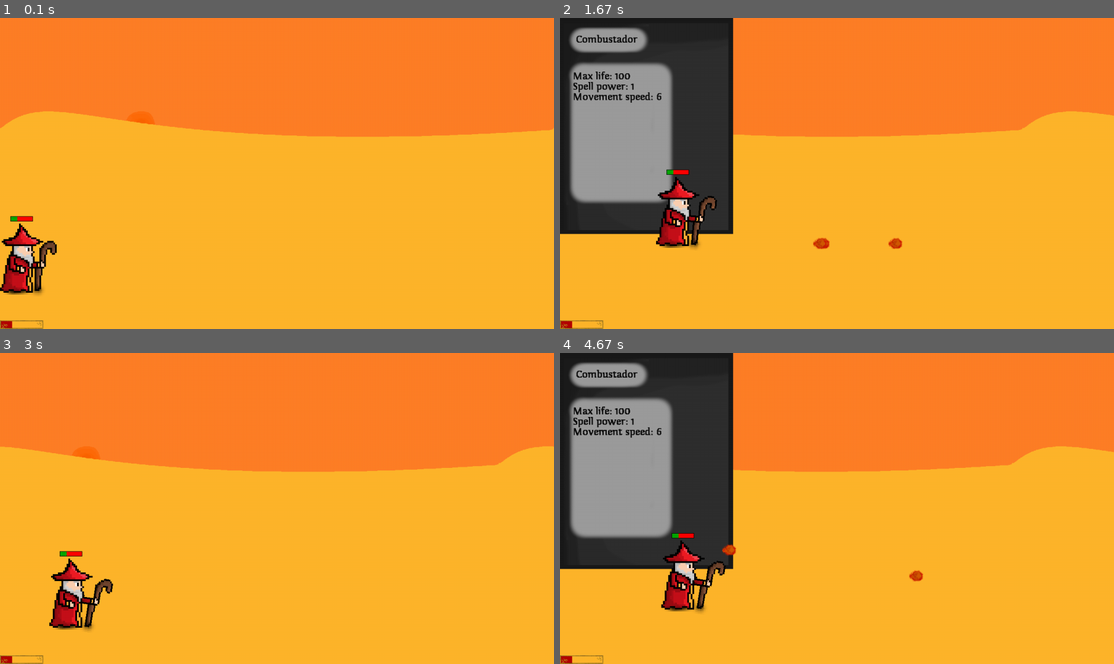
Above: before the commit, frames 1-4 (two rows, left to right).
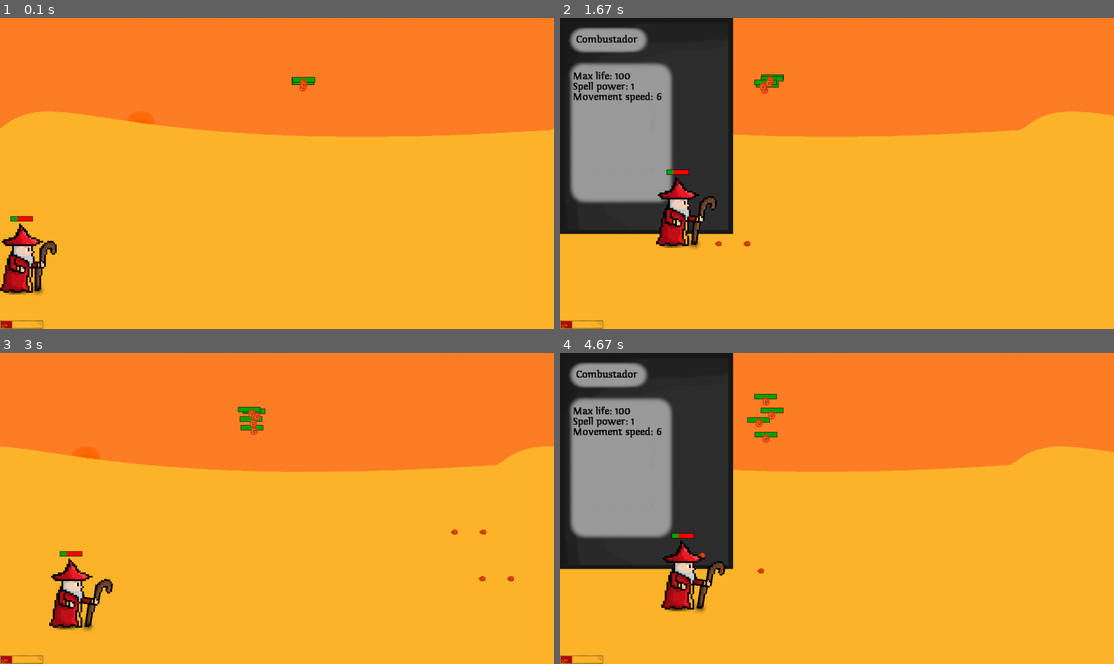
Above: after the commit, the same moments.

Repository: sorennx/Pygame-Project
Game: pygame game, started from src/main.py
The game is run twice, just before and just after one commit, with the same random seed, the same clock (stepped at 60 frames per second) and the same inputs.
Inputs:
- Up to frame 1 (0.1 s): no input
- Up to frame 2 (1.67 s): tap X at 0.33, 0.73, 1.03, 1.23, 1.57 s; hold D 0.67-1.13 s; tap Z at 0.82 s; hold W 1.17-1.47 s; tap C at 1.32 s; hold D from 1.5 s (still down)
- Up to frame 3 (3 s): tap X at 1.87, 2.07, 2.37, 2.63, 2.97 s; release D at 1.97 s; hold A 2-2.53 s; tap Z at 2.15 s; hold S 2.57-2.87 s; tap C at 2.72 s; hold A from 2.9 s (still down)
- Up to frame 4 (4.67 s): tap X at 3.27, 3.4, 3.8, 4.1, 4.47 s; release A at 3.3 s; hold W 3.33-3.7 s; tap Z at 3.48 s; hold D 3.73-4.37 s; tap C at 3.88 s; hold S from 4.4 s (still down)

The runs differ from the first frame. In frame 1, 0.1% of the frame differs, in the area x 52-57%, y 18-24%; in frame 2, 0.4%; in frame 3, 0.4%; in frame 4, 0.6%, in the area x 25-66%, y 13-74%.

Commit message:
v0.0.18 - changed the way projectile collision is handled - implement GameEvent class that handles those. Projectile class was pretty much replaced by Ability class that renders projectiles

Diff:
--- a/src/Abilities.py
+++ b/src/Abilities.py
@@ -29,3 +29,47 @@
     def update(self):
         self.rect.x = self.hero.weaponXoffset + self.hero.rect.x + 64
         self.rect.y = self.hero.weaponYoffset + self.hero.rect.y
+
+class xBall(pygame.sprite.Sprite):
+    def __init__(self,window,hero):
+        super().__init__()
+        self.window = window
+        self.hero = hero
+
+    def update(self):
+        pass
+
+class Fireball(xBall):
+    def __init__(self,window,hero):
+        super().__init__(window,hero)
+        self.window = window
+        self.hero = hero
+        self.image = pygame.image.load(os.path.join('./assets/Projectiles/Fireball','Fireball1.png'))
+        self.rect = self.image.get_rect()
+        self.rect.x = self.hero.weaponXoffset + self.hero.rect.x
+        self.rect.y = self.hero.weaponYoffset + self.hero.rect.y
+        self.xCord = hero.xCord
+        self.yCord = hero.yCord
+        self.attackFrames = 15
+        self.baseDamage = 5
+        self.baseVelocity = 5
+        self.damage = self.baseDamage + (0.2 * self.hero.baseSpellPower)
+        self.velocity = self.baseVelocity + 3
+        self.colided = False
+
+    def update(self):
+        if self.colided:
+            self.kill()
+        if self.hero.movingBackward:  # apparently this part is very important and projetiles will disappear if they go out of the view
+            self.rect.x += self.hero.movementSpeed
+            self.xCord += self.hero.movementSpeed
+        if self.hero.movingForward:
+            self.rect.x -= self.hero.movementSpeed
+            self.xCord -= self.hero.movementSpeed
+
+        if self.xCord < self.hero.mapLevelLength * 1280:
+            self.rect.x += self.velocity
+            self.xCord += self.velocity
+
+        else:
+            self.kill()
--- a/src/Enemies.py
+++ b/src/Enemies.py
@@ -15,7 +15,7 @@
         self.hero = hero
         self.rect = self.image.get_rect()
         self.rect.center = [x,y]
-        self.rect.center = [2000,150]
+        self.rect.center = [700,150]
         self.xCord = self.rect.x
         self.yCord = self.rect.y
 
--- a/src/GameEvents.py
+++ b/src/GameEvents.py
@@ -1,11 +1,28 @@
 #todo: onHitEvent, onCollisionEvent etc
 import pygame
-from main import * #importing the groups from the Game
+
 
 
 class ProjectileCollision:
-    pass
+    @classmethod
+    def checkProjCollision(cls, projGroup, targetGroup):
 
+        targetsHit = pygame.sprite.groupcollide(projGroup, targetGroup, False, False)
+        for proj in targetsHit.keys():
+            for tar in targetsHit.values():
+                for i in tar:
+                    i.currentHp -= (proj.damage)
+                    # if beam.lifeSteal and beam.hero.currentHp < beam.hero.maxHp:
+                    #     beam.hero.currentHp += (proj.damage * hero.currentSpellPower) * hero.lifeStealPower
+                    proj.colided = True
 
 class BeamCollision:
-    pass
+    @classmethod
+    def checkBeamCollision(cls, beamGroup, targetGroup):
+        targetsHit = pygame.sprite.groupcollide(beamGroup, targetGroup, False, False)
+        for beam in targetsHit.keys():
+            for tar in targetsHit.values():
+                for i in tar:
+                    i.currentHp -= (beam.damage)
+                    # if beam.lifeSteal and beam.hero.currentHp < beam.hero.maxHp:
+                    #     beam.hero.currentHp += (proj.damage * hero.currentSpellPower) * hero.lifeStealPower
--- a/src/MainHero.py
+++ b/src/MainHero.py
@@ -59,9 +59,12 @@
         #Hero projectile related stuff:
         self.projectileList = []
         self.projectileImg = FIREBALL
-        #beams
+        #beams and projectiles
         self.beamList = []
         self.beamGroup = pygame.sprite.Group()
+
+        self.projectileList = []
+        self.projectileGroup = pygame.sprite.Group()
 
         #Hero active atributes:
         self.currentHp = self.maxHp - 70
@@ -86,6 +89,7 @@
         self.drawWeapon()
         #self.handleHeroAttacks(keysPressed)
         self.drawHpBar()
+        self.drawProjectiles()
 
 
 
@@ -121,6 +125,31 @@
             self.weapon.rect.center = [x, y]
             self.attackFrame += 1
 
+    def fireball(self):
+        fireball = Fireball(self.window,self)
+        self.currentAttack = 1
+        if self.attackFrame > fireball.attackFrames:
+            self.attackFrame = 0
+
+        if self.attackFrame == fireball.attackFrames//2:
+            self.projectileList.append(fireball)
+            self.projectileGroup.add(fireball)
+            self.gcd = True
+
+
+
+        if self.attackFrame >= fireball.attackFrames:
+            self.gcd = False
+            self.attackFrame = 0
+            self.currentAttack = 0
+
+        self.weapon.image = pygame.transform.rotate(self.weaponImg,-1 * self.attackFrame)  # part responsbile for rotating/moving the staff accordingly to the current frame of the attack
+        x, y = self.weapon.rect.center
+        self.weapon.rect = self.weapon.image.get_rect()
+        self.weapon.rect.center = [x, y]
+
+        self.attackFrame += 1
+
     def basicRangeAttack(self): #todo: attacks as seperate class
         sound = pygame.mixer.Sound(os.path.join('./assets/Sounds/AttackSounds/Fireball', 'FireballSound.wav'))
         sound.set_volume(0.3)
@@ -165,7 +194,7 @@
     def resetWeaponAnimation(self):
         self.attackFrame = 0
         self.weapon.image = pygame.transform.rotate(self.weaponImg, -1 * self.attackFrame)
-
+        self.beamGroup.empty()
 
     def handleUIKeybinds(self,keysPressed):
 
@@ -215,12 +244,11 @@
             self.movingForward = True
 
     def handleAbilities(self,keysPressed):
-
-
         if self.gcd == False:
             if keysPressed[pygame.K_x]:
                 #self.resetWeaponAnimation()
-                self.basicRangeAttack()
+                #self.basicRangeAttack()
+                self.fireball()
                 self.gcd = True
 
             elif keysPressed[pygame.K_z]:
@@ -229,10 +257,10 @@
             else:
                 self.resetWeaponAnimation()
 
-
         if self.gcd == True:
             if self.currentAttack == 1:
-                self.basicRangeAttack()
+                #self.basicRangeAttack()
+                self.fireball()
             elif self.currentAttack == 2:
                 self.fireBeam()
 
@@ -248,3 +276,7 @@
             i.rect.x = self.rect.x+self.weaponXoffset
             i.rect.y = self.rect.y+self.weaponYoffset
         self.weaponGroup.draw(self.window)
+
+    def drawProjectiles(self):
+        self.projectileGroup.update()
+        self.projectileGroup.draw(self.window)
--- a/src/main.py
+++ b/src/main.py
@@ -10,7 +10,7 @@
 from MapLevel import *
 from Projectile import *
 from Weapon import *
-
+from GameEvents import *
 #pygame inits
 pygame.font.init()
 pygame.mixer.init()
@@ -107,8 +107,6 @@
                 else:
                     hero1.events.append(event)
 
-
-
             #print(hero1.xCord,hero1.rect.x)
             pygame.display.update()
             #Background
@@ -134,14 +132,13 @@
             hpBarGroup.draw(self.gameWindow)
 
             #Projectile handling part
-            heroProjGroup.update()
-            heroProjGroup.draw(self.gameWindow)
-            self.handleHeroProj(hero1,heroProjGroup) #todo: move it somewhere else
-            self.handleProjCollision(heroProjGroup,enemyGroup,hero1)
+            # heroProjGroup.update()
+            # heroProjGroup.draw(self.gameWindow)
 
-            #Abilities handling part
+            #self.handleHeroProj(hero1,heroProjGroup) #todo: move it somewhere else
 
-            #hero1.handleAbilities(keysPressed)
+            self.handleCollisions(hero1,enemyGroup)
+
 
     def drawWindow(self):
         self.gameWindow.fill(WHITE)
@@ -152,31 +149,28 @@
             self.gameWindow.blit(i.image,(i.rect.x,i.rect.y))
         level.moveAllBackgrounds()
 
-    def handleHeroProj(self,hero,heroProjGroup): #todo: move it somewhere else
-        for i in hero.projectileList:
-            if i not in heroProjGroup:
-                heroProjGroup.add(i)
-        #print(heroProjGroup)
+    # def handleHeroProj(self,hero,heroProjGroup): #todo: move it somewhere else
+    #     for i in hero.projectileList:
+    #         if i not in heroProjGroup:
+    #             heroProjGroup.add(i)
 
-    # def handleHeroAttacks(self,hero,keysPressed):
-    #     if keysPressed[pygame.K_SPACE]:  # Is there a way to move it to the MainHero class ?
-    #         if hero.gcd == False:
-    #             hero.basicRangeAttack()
-    #             hero.gcd = True
-    #
-    #     if hero.gcd == True:
-    #         if hero.currentAttack == 1:
-    #             hero.basicRangeAttack()
 
-    def handleProjCollision(self,projGroup,targetGroup,hero): #todo: move it somwhere else
-        targetsHit = pygame.sprite.groupcollide(projGroup,targetGroup,False,False)
-        for proj in targetsHit.keys():
-            for tar in targetsHit.values():
-                for i in tar:
-                    i.currentHp -= (proj.damage * 0.3*hero.currentSpellPower)
-                    if proj.lifeSteal and hero.currentHp < hero.maxHp:
-                        hero.currentHp += (proj.damage * hero.currentSpellPower)*hero.lifeStealPower
-                    proj.kill()
+    # def handleProjCollision(self,projGroup,targetGroup,hero): #todo: move it somwhere else
+    #     targetsHit = pygame.sprite.groupcollide(projGroup,targetGroup,False,False)
+    #     for proj in targetsHit.keys():
+    #         for tar in targetsHit.values():
+    #             for i in tar:
+    #                 i.currentHp -= (proj.damage * 0.3*hero.currentSpellPower)
+    #                 if proj.lifeSteal and hero.currentHp < hero.maxHp:
+    #                     hero.currentHp += (proj.damage * hero.currentSpellPower)*hero.lifeStealPower
+    #                 proj.kill()
+
+    def handleCollisions(self, hero, targetGroup):
+        beamGroup = hero.beamGroup
+        projGroup = hero.projectileGroup
+
+        BeamCollision.checkBeamCollision(beamGroup, targetGroup)
+        ProjectileCollision.checkProjCollision(projGroup,targetGroup)
 
     def spawnSomeMobs(self,enemyGroup,hero): #todo: move it somwhere else
         if len(enemyGroup) <=2:
